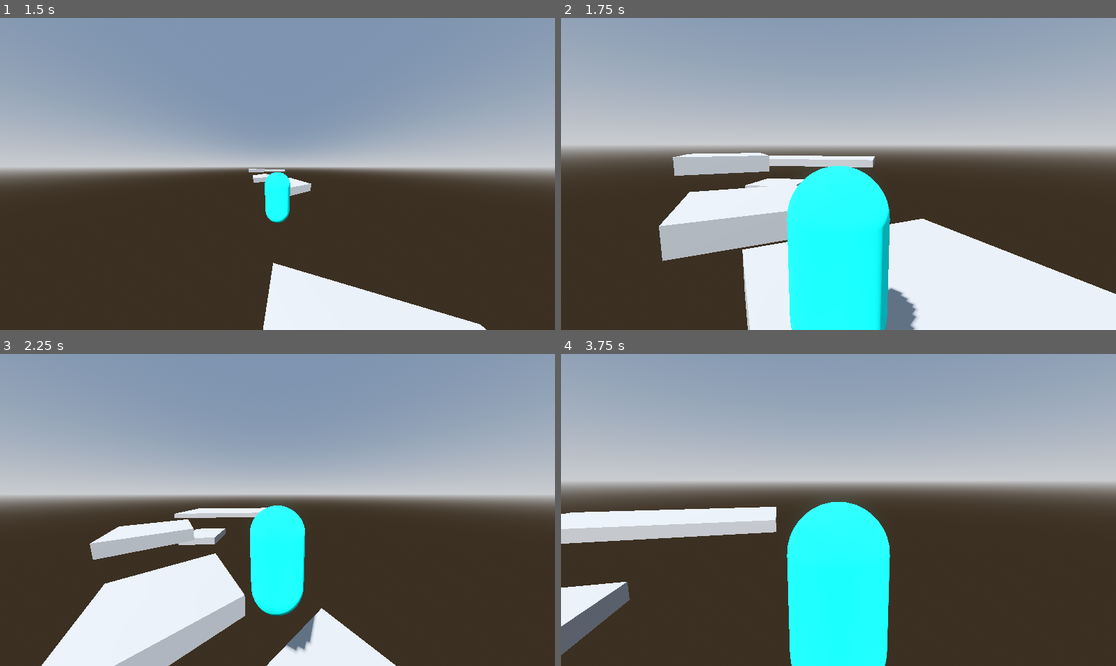
Above: before the commit, frames 1-4 (two rows, left to right).
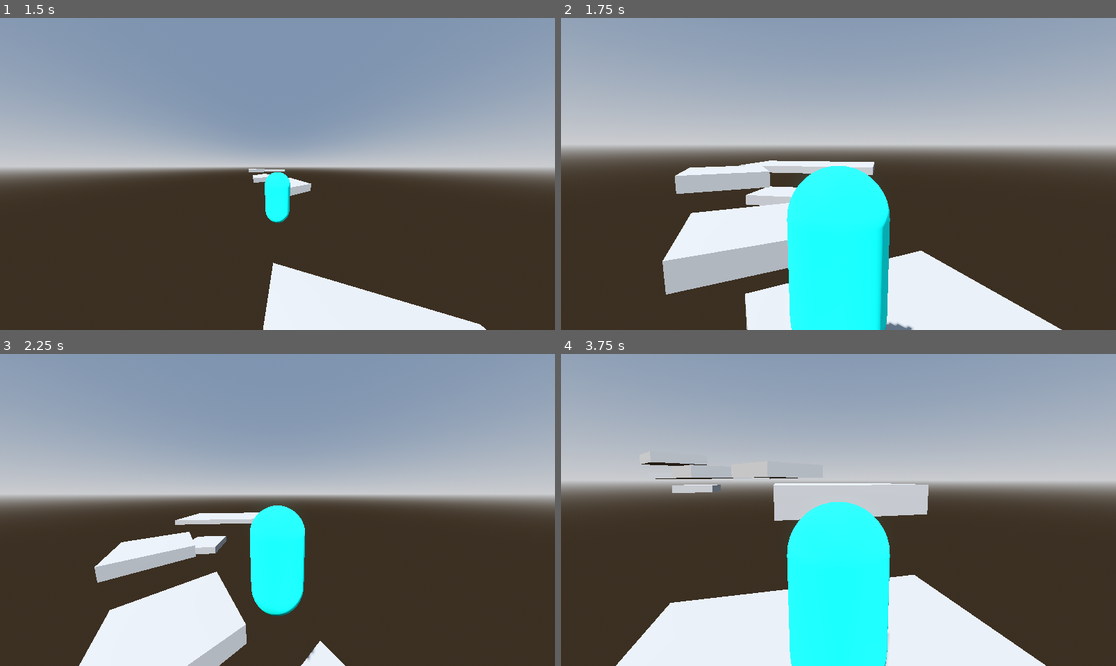
Above: after the commit, the same moments.

Repository: jpvds1/DDJD
Game: Godot game, scene res://scenes/levels/level_1.tscn
Same seed, same stepped clock (60 frames per second), same inputs: the game is played once before the commit and once after it.
Inputs (mouse positions are in pixels of both pictures, inside the frame that each line leads up to):
- Up to frame 1 (1.5 s): tap Enter at 0.5 s; move the mouse to (305, 174) at 0.52 s; hold W (move_forwards) from 0.53 s (still down); tap Space (jump) at 0.6, 0.77, 1.07 s; move the mouse to (249, 174) at 1.27 s; tap Q (dash) at 1.35 s
- Up to frame 2 (1.75 s): keep holding W (move_forwards); tap Space (jump) at 1.52, 1.55 s
- Up to frame 3 (2.25 s): keep holding W (move_forwards); tap Space (jump) at 1.82 s; move the mouse to (288, 503) at 2.02 s; hold Shift (sprint) from 2.03 s (still down)
- Up to frame 4 (3.75 s): keep holding W (move_forwards); tap Space (jump) at 2.3, 2.85, 3.02, 3.32 s; move the mouse to (832, 516) at 2.77 s; release Shift (sprint) at 2.78 s; move the mouse to (877, 513) at 3.52 s; tap Q (dash) at 3.6 s

Frame 1 is identical in both runs. In frame 2, 15% of the frame differs, in the area x 17-100%, y 43-100%; in frame 3, 11%; in frame 4, 19%, in the area x 0-88%, y 34-100%.

Commit message:
feat: coyote time + jump buffer

Diff:
--- a/platformer-game/scripts/player/capsule_character.gd
+++ b/platformer-game/scripts/player/capsule_character.gd
@@ -15,8 +15,12 @@
 const GROUND_BRAKE_DECEL = 38.0
 
 # Double jump
-const MAX_JUMPS = 2
-var jump_count := 0
+const MAX_EXTRA_JUMPS = 1
+const COYOTE_TIME = 0.12
+const JUMP_BUFFER_TIME = 0.12
+var coyote_timer := 0.0
+var jump_buffer_timer := 0.0
+var extra_jumps_available := MAX_EXTRA_JUMPS
 
 # Animations / Timers
 @onready var animation_player: AnimationPlayer = $Dash/AnimationPlayer
@@ -45,16 +49,32 @@
 		rotate_y(-event.relative.x * MOUSE_SENSITIVITY)
 
 func _physics_process(delta: float) -> void:
-	# Reset jumps when landing / Add gravity
-	if is_on_floor():
-		jump_count = 0
+	var on_floor := is_on_floor()
+
+	# Resets when landing
+	if on_floor:
+		coyote_timer = COYOTE_TIME
+		extra_jumps_available = true
 	else:
+		coyote_timer = max(coyote_timer - delta, 0.0)
 		velocity += get_gravity() * delta * GRAVITY_MODIFIER
 
-	# Handle jump.
-	if Input.is_action_just_pressed("jump") and jump_count < MAX_JUMPS:
-		velocity.y = JUMP_VELOCITY
-		jump_count += 1
+	# Jump buffer
+	if Input.is_action_just_pressed("jump"):
+		jump_buffer_timer = JUMP_BUFFER_TIME
+	else:
+		jump_buffer_timer = max(jump_buffer_timer - delta, 0.0)
+
+	# Buffered jump execution
+	if jump_buffer_timer > 0.0:
+		if on_floor or coyote_timer > 0.0:
+			do_jump()
+			coyote_timer = 0.0
+			jump_buffer_timer = 0.0
+		elif extra_jumps_available > 0:
+			do_jump()
+			extra_jumps_available -= 1
+			jump_buffer_timer = 0.0
 
 	# Sprint / dash input
 	if Input.is_action_just_pressed("dash") and can_dash:
@@ -82,6 +102,9 @@
 		apply_ground_movement(direction, current_speed, current_accel, delta)
 
 	move_and_slide()
+
+func do_jump() -> void:
+	velocity.y = JUMP_VELOCITY
 
 func apply_ground_movement(direction: Vector3, move_speed: float, accel: float, delta: float) -> void:
 	var current_horizontal := Vector3(velocity.x, 0, velocity.z)
